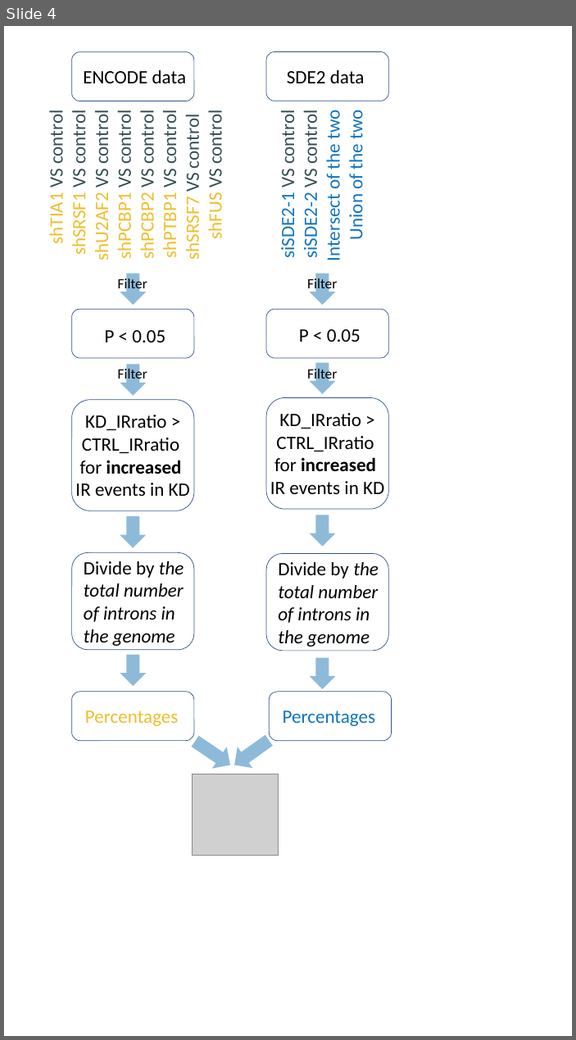
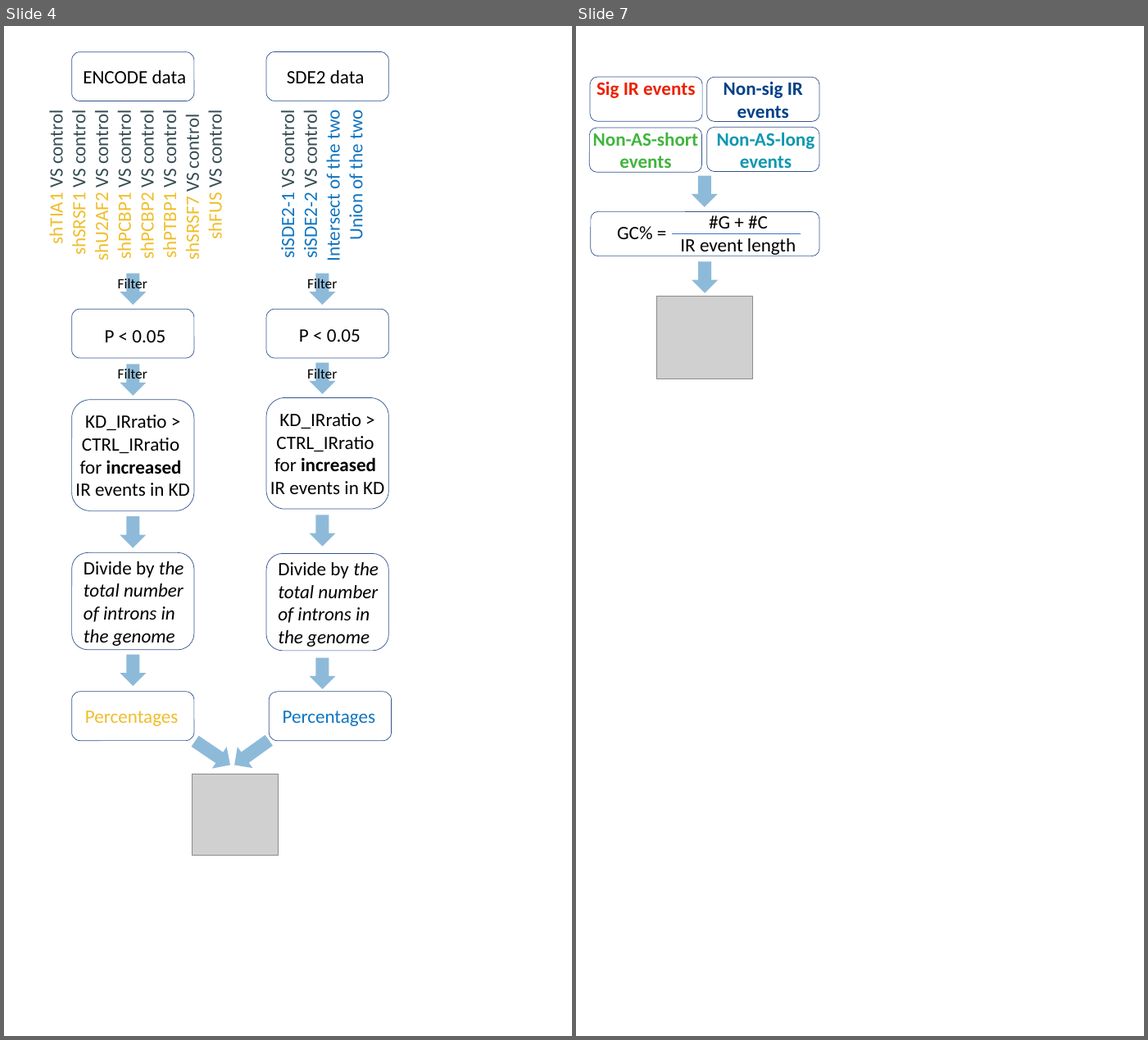
Before and after one commit to Anqi-Dai/SDE2, a slide deck: analysis/14_Day3/analysis/15_true_and_false/workflow chart/workflow chart.pptx. Shown side by side, each under a label of ours: slide 4 before the commit, slides 4 and 7 after it; the slides between them are not shown. The pictures are 576x1040 and 1148x1040 pixels, drawn with LibreOffice and Linux fonts; fonts in the diff are those of the drawing; grey boxes stand for pictures. Boxes give left, top, right and bottom in pixels: in the first picture for what was removed or moved away, otherwise in the second. Text is boxed around its words. In the diff, an @@ line names an element or a change of style, - is before the commit and + after.

```diff
--- a/analysis/14_Day3/analysis/15_true_and_false/workflow chart/workflow chart.pptx
+++ b/analysis/14_Day3/analysis/15_true_and_false/workflow chart/workflow chart.pptx
@@ slide 7 added at bbox=[576, 26, 1144, 1036], background #FFFFFF @@
@@ rounded rectangle added at bbox=[590, 77, 702, 121], outline #325491 1 pt @@
@@ text added at bbox=[596, 81, 695, 98], 32 pt, text #ED2200, bold @@
+Sig IR events
@@ rounded rectangle added at bbox=[707, 77, 820, 121], outline #325491 1 pt @@
@@ text added at bbox=[724, 81, 803, 122], 32 pt, text #004188, bold @@
+Non-sig IR events
@@ rounded rectangle added at bbox=[590, 128, 702, 172], outline #325491 1 pt @@
@@ text added at bbox=[593, 132, 698, 173], 32 pt, text #41B53D, bold @@
+Non-AS-short
+events
@@ rounded rectangle added at bbox=[707, 127, 820, 171], outline #325491 1 pt @@
@@ text added at bbox=[717, 132, 815, 172], 32 pt, text #0E98AF, bold @@
+Non-AS-long
+events
@@ down arrow added at bbox=[692, 175, 718, 207], fill #1F77B4 at 50% opacity @@
@@ rounded rectangle added at bbox=[591, 212, 820, 256], outline #325491 1 pt @@
@@ text added at bbox=[680, 215, 796, 256], 32 pt, text #000000 @@
+#G + #C
+IR event length
@@ text added at bbox=[617, 226, 652, 239], 32 pt, text #000000 @@
+GC% =
@@ line added from (672, 233) to (801, 233), #4472C4 0.5 pt @@
@@ down arrow added at bbox=[692, 261, 718, 293], fill #1F77B4 at 50% opacity @@
@@ picture added at bbox=[656, 296, 753, 379] @@
```
Also in this commit, not shown: 1 slide changed, 3 other slides added, 1 slide removed, 3 other files.
